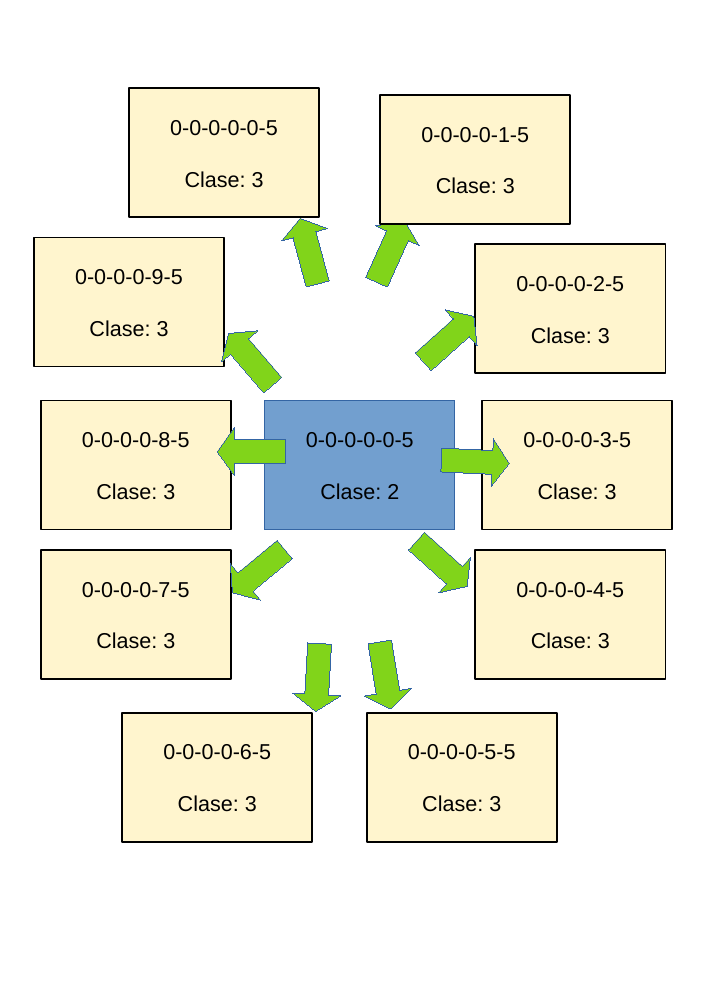
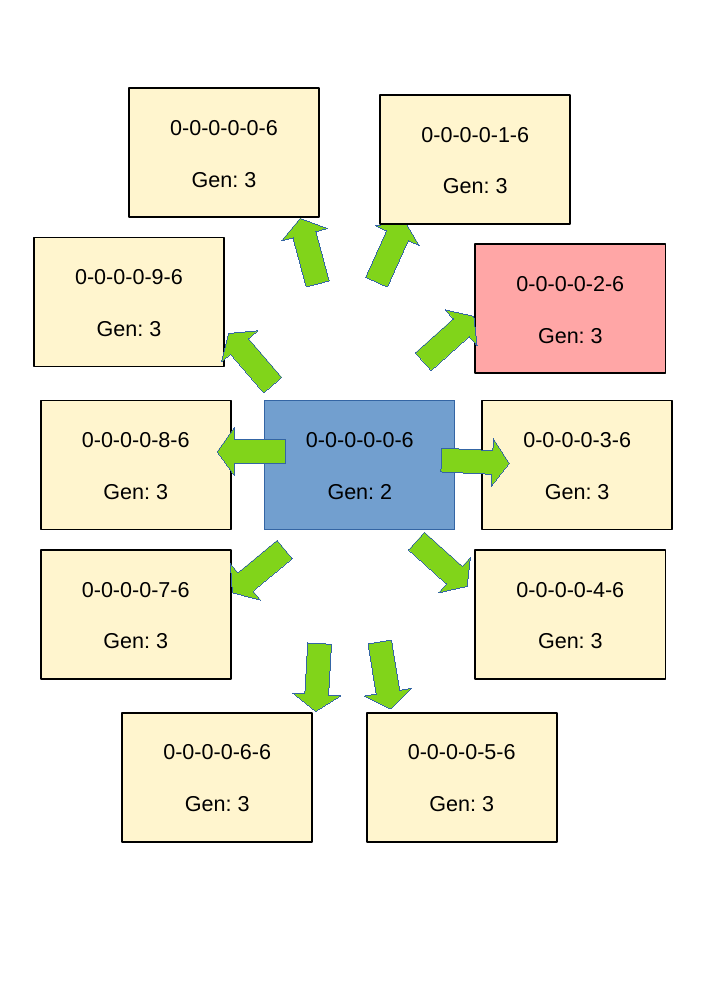
Before and after one commit to fabhrius/La-Cosa, a slide deck: slide 3 of capitulos/Otros ejemplos de resolucion de problemas/combinacion eficiencia.odp. Drawn at 713x1008 pixels with LibreOffice and Linux fonts; fonts in the diff are those of the drawing. Boxes give left, top, right and bottom in pixels: in the first picture for what was removed or moved away, otherwise in the second. Text is boxed around its words. In the diff, an @@ line names an element or a change of style, - is before the commit and + after.

```diff
--- a/capitulos/Otros ejemplos de resolucion de problemas/combinacion eficiencia.odp
+++ b/capitulos/Otros ejemplos de resolucion de problemas/combinacion eficiencia.odp
@@ text in rectangle at (x1=170, y1=120, x2=278, y2=188): text changed @@
-0-0-0-0-0-5
-Clase: 3
+0-0-0-0-0-6
+Gen: 3
@@ text in rectangle at (x1=421, y1=127, x2=529, y2=194): text changed @@
-0-0-0-0-1-5
-Clase: 3
+0-0-0-0-1-6
+Gen: 3
@@ text in rectangle at (x1=75, y1=269, x2=183, y2=337): text changed @@
-0-0-0-0-9-5
-Clase: 3
+0-0-0-0-9-6
+Gen: 3
@@ rectangle "0-0-0-0-2-6" at (x1=475, y1=244, x2=665, y2=373): fill #FFF5CE to #FFA6A6 @@
@@ text in rectangle at (x1=516, y1=276, x2=624, y2=344): text changed @@
-0-0-0-0-2-5
-Clase: 3
+0-0-0-0-2-6
+Gen: 3
@@ text in rectangle at (x1=82, y1=432, x2=190, y2=500): text changed @@
-0-0-0-0-8-5
-Clase: 3
+0-0-0-0-8-6
+Gen: 3
@@ text in rectangle at (x1=306, y1=432, x2=414, y2=499): text changed @@
-0-0-0-0-0-5
-Clase: 2
+0-0-0-0-0-6
+Gen: 2
@@ text in rectangle at (x1=523, y1=432, x2=631, y2=500): text changed @@
-0-0-0-0-3-5
-Clase: 3
+0-0-0-0-3-6
+Gen: 3
@@ text in rectangle at (x1=82, y1=582, x2=190, y2=649): text changed @@
-0-0-0-0-7-5
-Clase: 3
+0-0-0-0-7-6
+Gen: 3
@@ text in rectangle at (x1=516, y1=582, x2=624, y2=649): text changed @@
-0-0-0-0-4-5
-Clase: 3
+0-0-0-0-4-6
+Gen: 3
@@ text in rectangle at (x1=163, y1=744, x2=271, y2=812): text changed @@
-0-0-0-0-6-5
-Clase: 3
+0-0-0-0-6-6
+Gen: 3
@@ text in rectangle at (x1=408, y1=744, x2=516, y2=812): text changed @@
-0-0-0-0-5-5
-Clase: 3
+0-0-0-0-5-6
+Gen: 3
```
Also in this commit, not shown: 1 other slide changed, 4 slides added, 6 other files.
